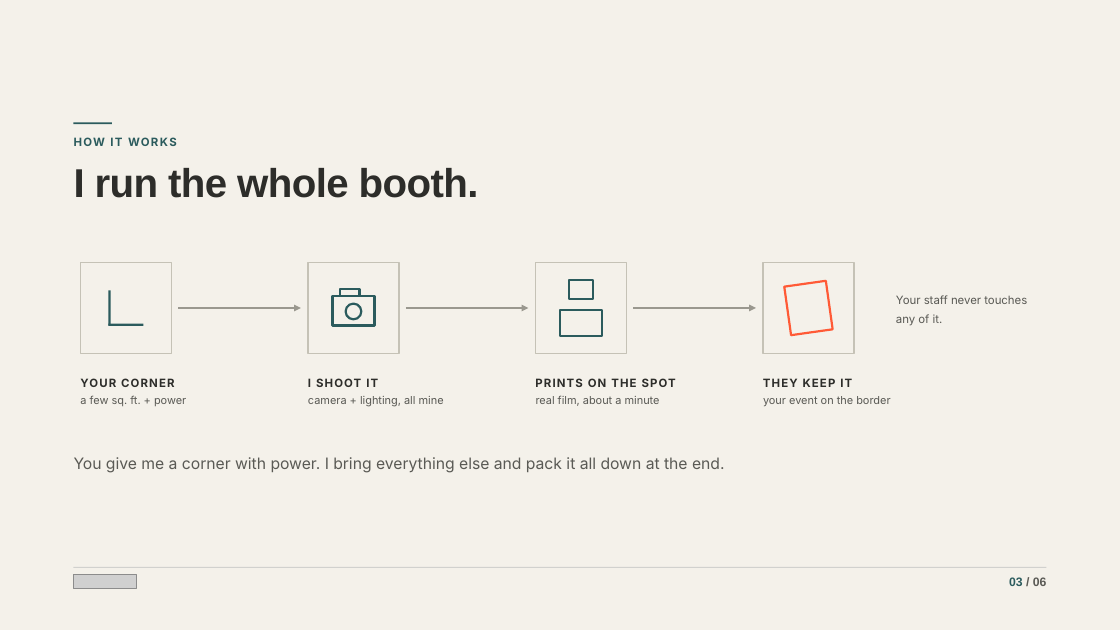
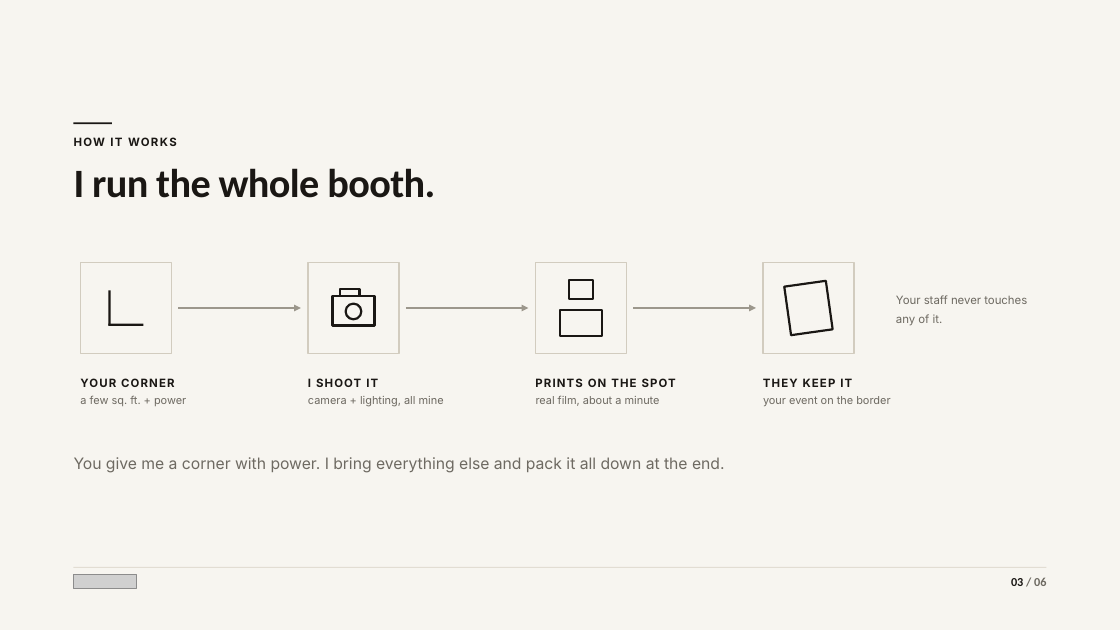
Before and after one commit to phdemotions/future.nostalgia, a slide deck: slide 3 of deck/future-nostalgia-deck.pptx. Drawn at 1120x630 pixels with LibreOffice and Linux fonts; fonts in the diff are those of the drawing; grey boxes stand for pictures. Boxes give left, top, right and bottom in pixels: in the first picture for what was removed or moved away, otherwise in the second. Text is boxed around its words. In the diff, an @@ line names an element or a change of style, - is before the commit and + after.

Commit message:
feat: reskin deck (HTML + PPTX) to the B&W serif system; intentional camera placeholders
Bring the venue deck in line with the monochrome serif brand: Fraunces + Inter,
warm black-and-white palette, no colour accent (emphasis via italic). Both the
self-contained HTML deck and the editable PowerPoint (regenerated from
build_pptx.py) now match the site.

Also replace the empty grey photo placeholders with a faint analog-camera mark
(deck slides + site print frames) so unfilled slots read as intentional, not
broken — the real-photo SWAP path is unchanged.

```diff
--- a/deck/future-nostalgia-deck.pptx
+++ b/deck/future-nostalgia-deck.pptx
@@ background #F4F1EA to #F7F5F0 @@
@@ text "HOW IT WORKS" at box(933, 314, 943, 323): text colour #2B5B5D to #1A1714 @@
@@ text "I run the whole booth." at box(74, 168, 435, 198): font Arial to Calibri, text colour #2D2D2A to #1A1714 @@
@@ outline #C5C2B6 1.12 pt to #D2CCBF 1.12 pt in 4 elements at box(81, 262, 171, 353), box(308, 262, 399, 353), box(536, 262, 627, 353), box(763, 262, 854, 353) @@
@@ rectangle at box(785, 281, 833, 335): outline #FF5A36 1.87 pt to #1A1714 1.87 pt @@
@@ fill #2B5B5D to #1A1714 in 3 elements at box(74, 123, 113, 124), box(108, 291, 111, 326), box(108, 323, 144, 326) @@
@@ outline #2B5B5D 1.87 pt to #1A1714 1.87 pt in 5 elements at box(333, 296, 375, 325), box(345, 303, 361, 319), box(340, 289, 360, 296), box(569, 280, 593, 299), box(560, 310, 602, 336) @@
@@ text colour #2D2D2A to #1A1714 in 4 elements at box(80, 378, 174, 387), box(308, 378, 575, 469), box(535, 378, 676, 387), box(763, 378, 836, 387) @@
@@ text colour #5A5A55 to #6E6A62 in 6 elements at box(80, 395, 186, 406), box(308, 396, 444, 407), box(536, 395, 660, 406), box(763, 396, 890, 406), box(896, 295, 1027, 326), box(74, 457, 725, 473) @@
@@ rectangle at box(74, 567, 1047, 568): fill #D1D1CE to #E2DDD3 @@
@@ text "03 / 06" at box(1011, 577, 1046, 586): font Arial to Calibri; text colour #2B5B5D to #1A1714 in "03"; text colour #5A5A55 to #6E6A62 in "/ 06" @@
```
Also in this commit, not shown: 5 other slides changed, 3 other files.
